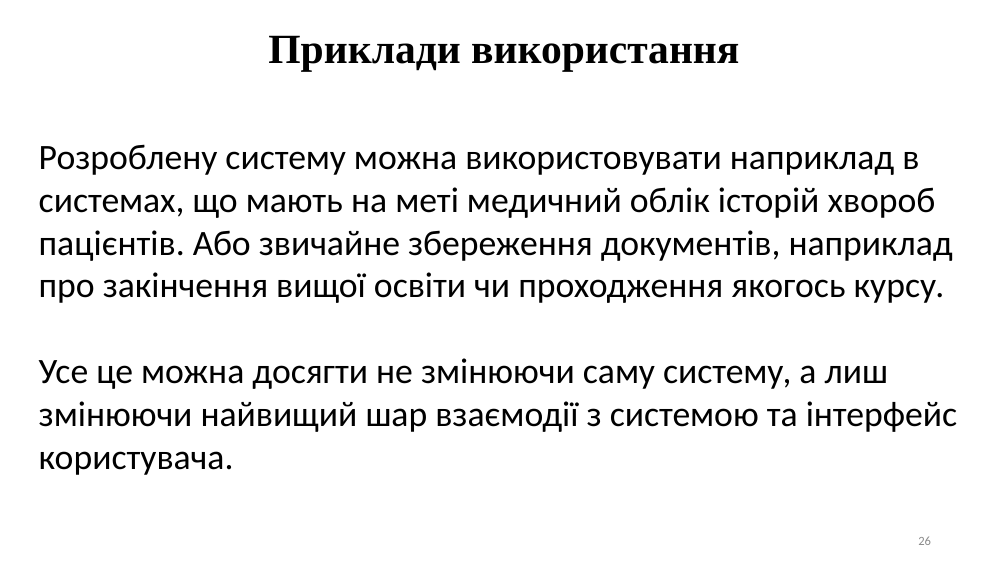
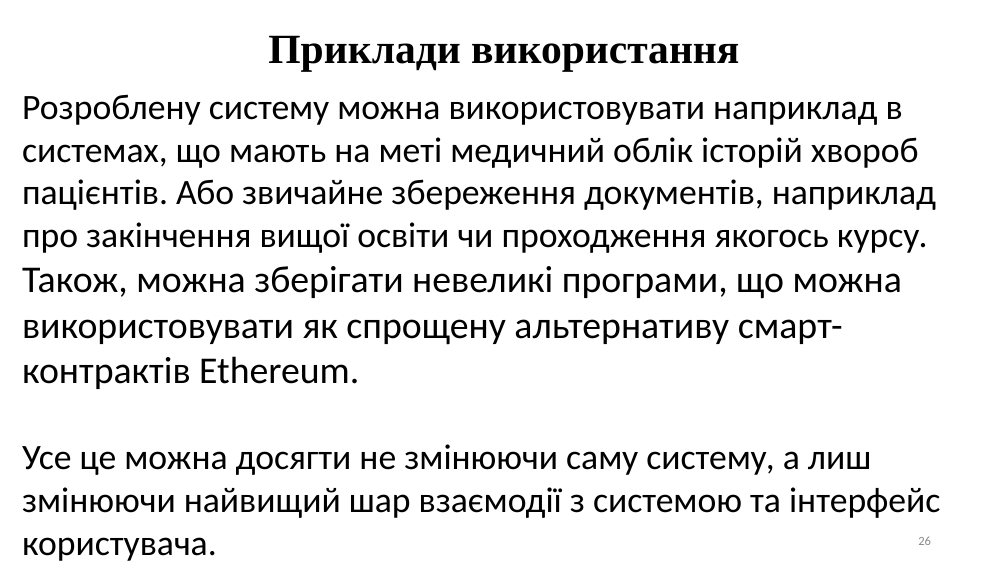
Before and after one commit to Lenartov/source, a slide deck: slide 26 of Диплом/Диплом презентація.pptx. Drawn at 1008x567 pixels with LibreOffice and Linux fonts; fonts in the diff are those of the drawing. Boxes give left, top, right and bottom in pixels: in the first picture for what was removed or moved away, otherwise in the second. Text is boxed around its words. In the diff, an @@ line names an element or a change of style, - is before the commit and + after.

```diff
--- a/Диплом/Диплом презентація.pptx
+++ b/Диплом/Диплом презентація.pptx
@@ text "Розроблену систему можна використовувати наприклад ...": place and size @@
-text "Розроблену систему можна використовувати наприклад ..." at (39, 144, 957, 475)
+text "Розроблену систему можна використовувати наприклад ..." at (22, 94, 940, 561)
@@ text at (22, 266, 902, 389): paragraph added @@
+Також, можна зберігати невеликі програми, що можна використовувати як спрощену альтернативу смарт-контрактів Ethereum.
```
Also in this commit, not shown: 1 other slide changed, 1 slide added, 2 slides removed, 3 other files.
